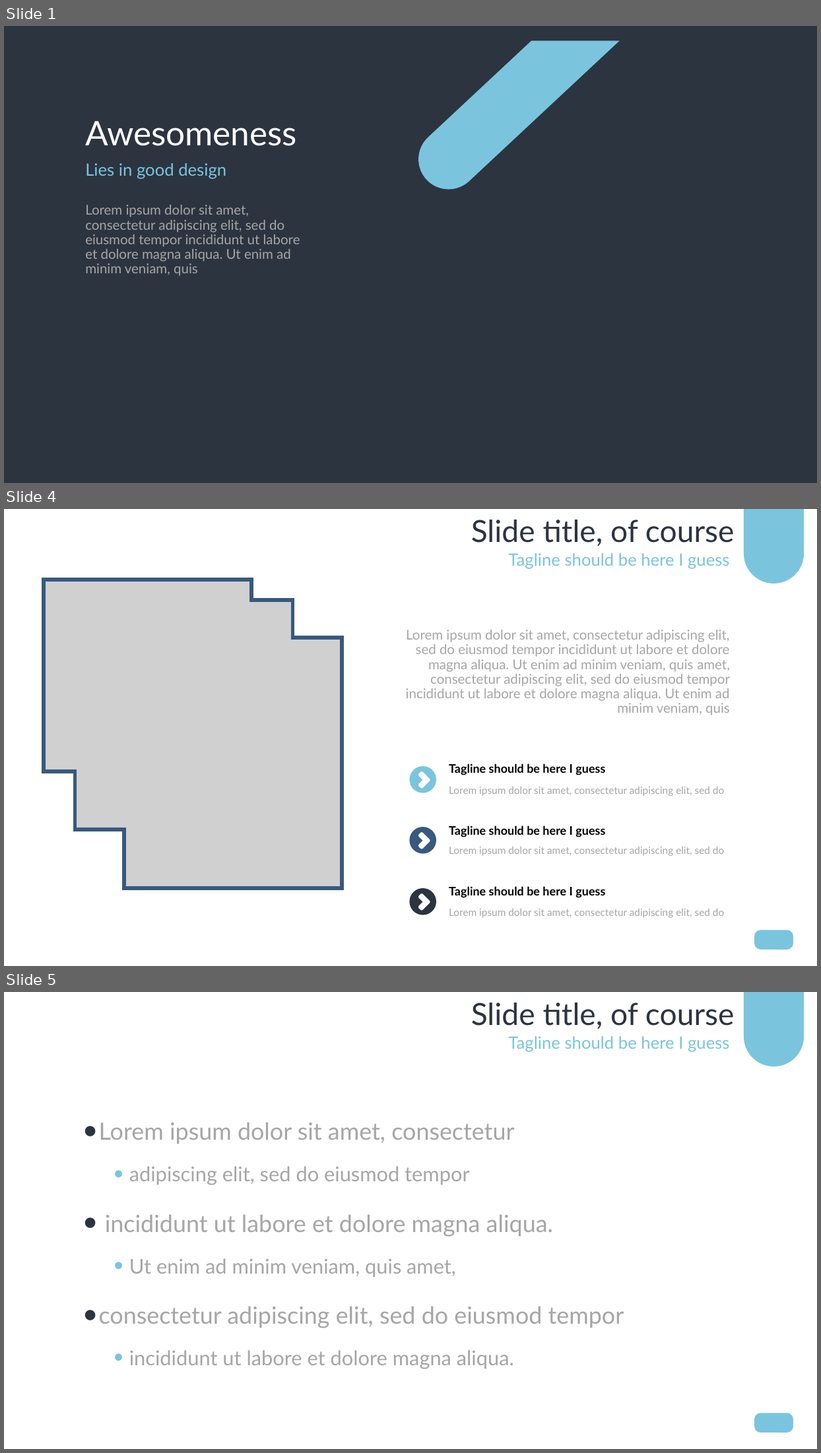
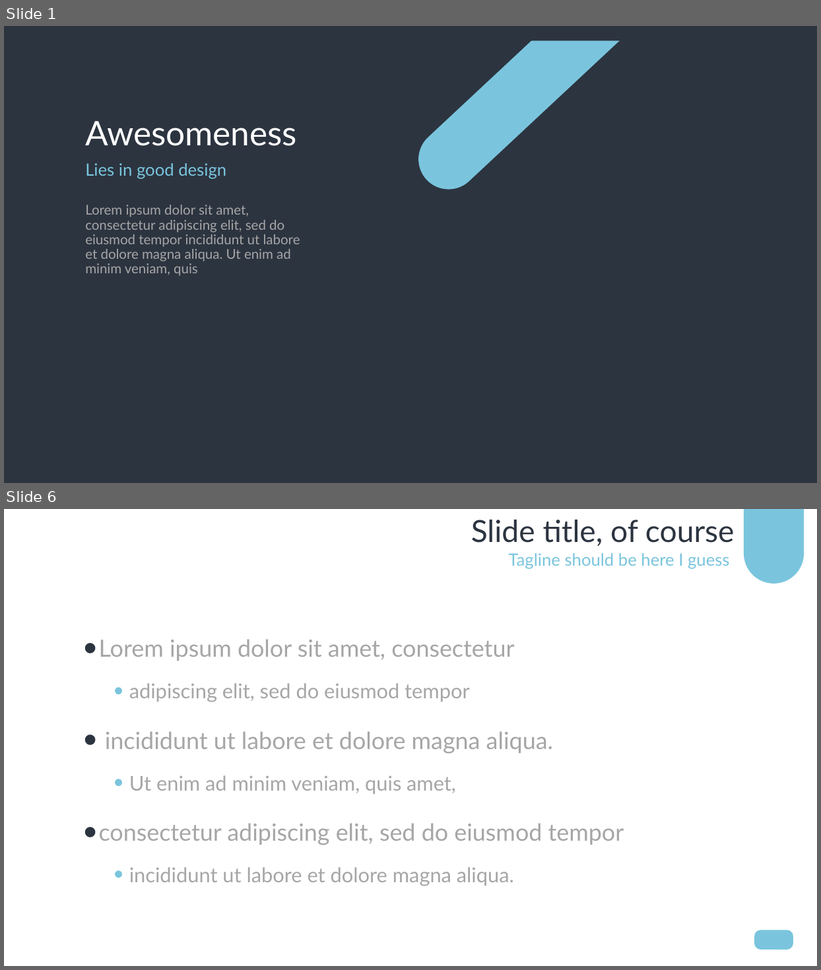
Before and after one commit to mayank-cse/Hunger-Free-Society, a slide deck: hunger1.pptx. Shown one above the other, each under a label of ours: slides 1, 4 and 5 before the commit, slides 1 and 6 after it; the slides between them are not shown. The pictures are 821x1453 and 821x970 pixels, drawn with LibreOffice and Linux fonts; fonts in the diff are those of the drawing; grey boxes stand for pictures; background and template pictures are left out. Boxes give left, top, right and bottom in pixels: in the first picture for what was removed or moved away, otherwise in the second. Text is boxed around its words. In the diff, an @@ line names an element or a change of style, - is before the commit and + after.

```diff
--- a/hunger1.pptx
+++ b/hunger1.pptx
@@ slide 4 removed at [4,509,817,966], background #FFFFFF @@
@@ text removed at [471,520,735,546] @@
-Slide title, of course
@@ rounded rectangle removed at [745,509,805,584] @@
@@ text removed at [508,553,729,569] @@
-Tagline should be here I guess
@@ picture removed at [44,580,342,889] @@
@@ text removed at [406,630,730,716] @@
-Lorem ipsum dolor sit amet, consectetur adipiscing elit, sed do eiusmod tempor incididunt ut labore et dolore magna aliqua. Ut enim ad minim veniam, quis amet, consectetur adipiscing elit, sed do eiusmod tempor incididunt ut labore et dolore magna aliqua. Ut enim ad minim veniam, quis
@@ text removed at [449,764,605,776] @@
-Tagline should be here I guess
@@ freeform shape removed at [410,766,436,793] @@
@@ text removed at [449,787,724,796] @@
-Lorem ipsum dolor sit amet, consectetur adipiscing elit, sed do
@@ freeform shape removed at [410,827,436,854] @@
@@ text removed at [449,826,605,838] @@
-Tagline should be here I guess
@@ text removed at [449,847,724,856] @@
-Lorem ipsum dolor sit amet, consectetur adipiscing elit, sed do
@@ freeform shape removed at [410,889,436,916] @@
@@ text removed at [449,887,605,898] @@
-Tagline should be here I guess
@@ text removed at [449,909,724,918] @@
-Lorem ipsum dolor sit amet, consectetur adipiscing elit, sed do
@@ rounded rectangle removed at [754,931,793,950] @@
@@ what was slide 5 is now slide 6 @@
```
Also in this commit, not shown: 1 slide changed, 3 slides added, 1 other slide removed.
